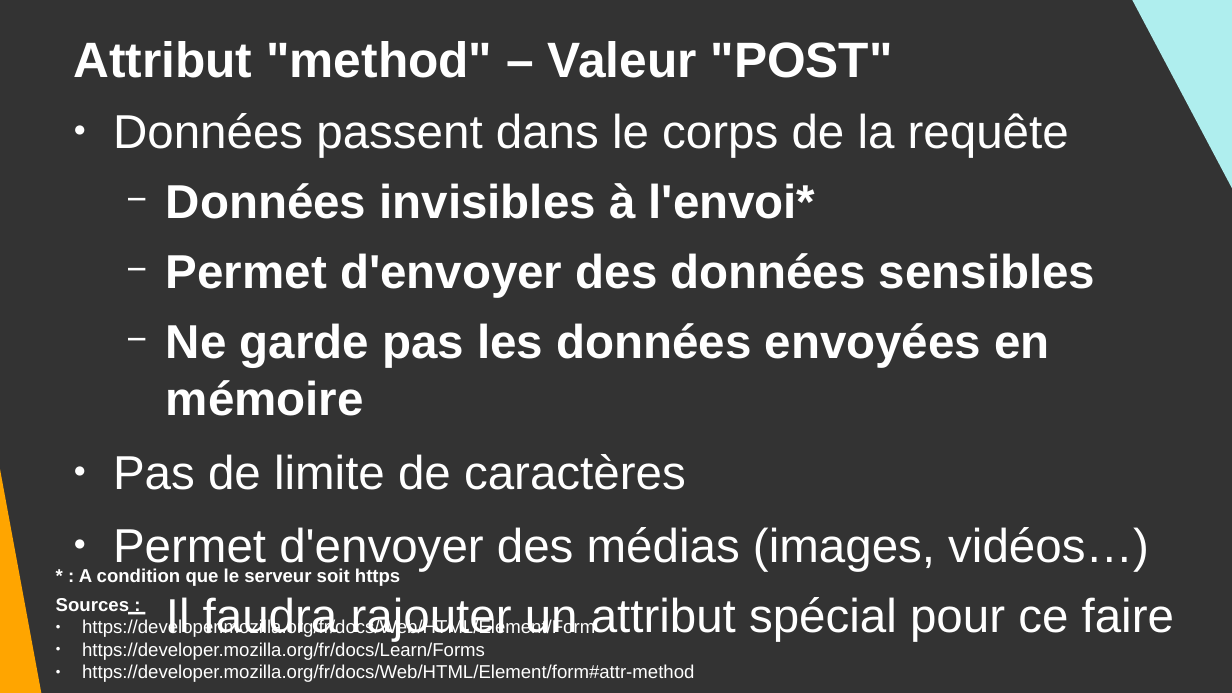
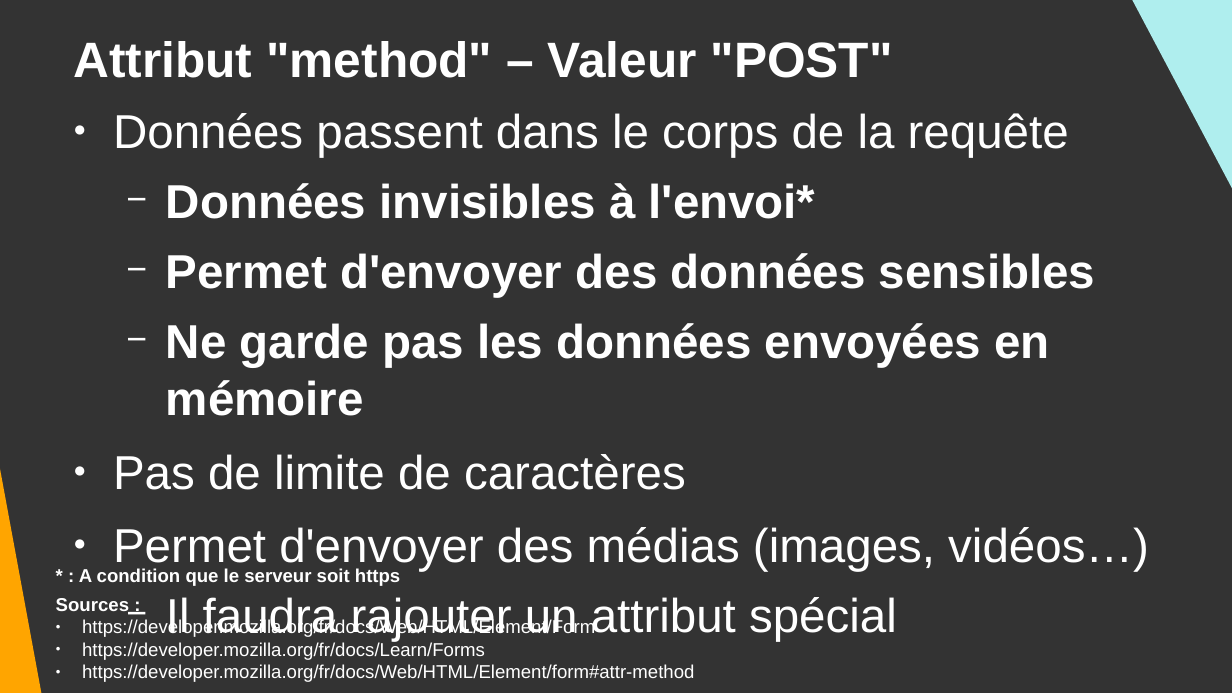
Before and after one commit to DanYellow/cours, a slide deck: slide 13 of integration-web-s1/travaux-pratiques/numero-3/presentation.odp. Drawn at 1232x693 pixels with LibreOffice and Linux fonts; fonts in the diff are those of the drawing. Boxes give left, top, right and bottom in pixels: in the first picture for what was removed or moved away, otherwise in the second. Text is boxed around its words. In the diff, an @@ line names an element or a change of style, - is before the commit and + after.

```diff
--- a/integration-web-s1/travaux-pratiques/numero-3/presentation.odp
+++ b/integration-web-s1/travaux-pratiques/numero-3/presentation.odp
@@ text at [166,597,897,641]: text changed @@
-  − Il faudra rajouter un attribut spécial pour ce faire
+  − Il faudra rajouter un attribut spécial
```
Also in this commit, not shown: 12 other slides changed, 1 slide added, 7 other files.
